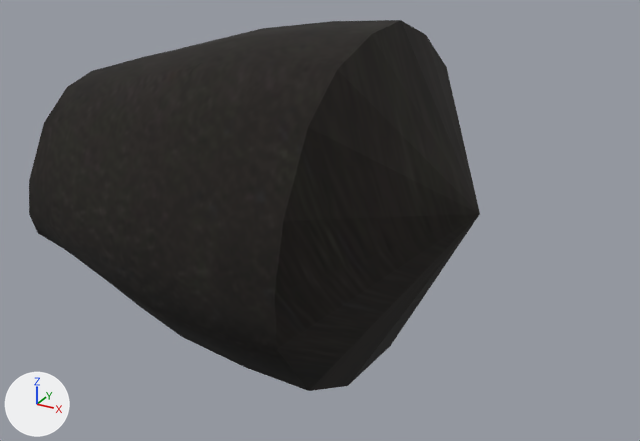
One commit to the OBJ model Models/HabitatPanda/Po_Panda/AntebrazoDer.obj: the scene before it, then after it.
The view is the same before and after, from a camera (50 mm lens) standing at (0.259, -0.885, 0.408) and looking at (-0.228, -0.001, -0.034). Every picture has the same lights, and +X, +Y and +Z are marked at lower left. Where no turn or scale is listed for an object, it has been applied to the vertices.

In view in the first picture: 'AntebrazoDer'.
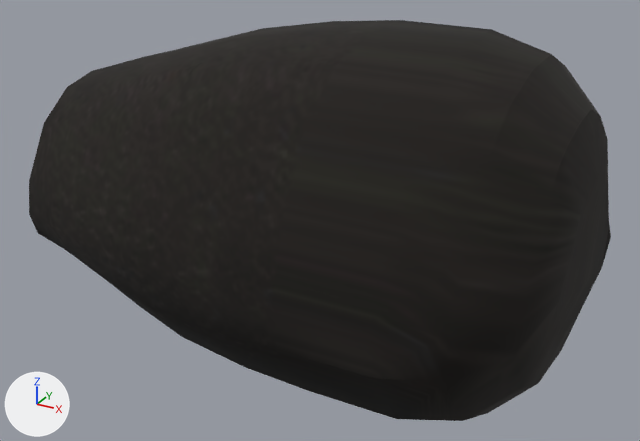
Boxes (x1, y1, x2, y2) around the edits, measured in the pictures (640 x 441 px):
```json
{"object": "AntebrazoDer", "change": "reshaped", "before": [29, 20, 480, 391], "after": [29, 20, 611, 421], "on screen": "29% wider, 8% taller"}
{"part": 1, "of": "me_antebrazoder", "change": "built on", "before": [275, 20, 480, 391], "after": [275, 20, 611, 421]}
```

Scene script edits in JSON lines:
```json
{"block": "me_antebrazoder", "where": "# used by ob_antebrazoder; location = (0.0, 0.0, 0.0)"}
{"op": "remove", "block": "me_antebrazoder", "code": "me_antebrazoder.from_pydata(...)  # 113 vertices, 209 faces; spans x -0.556..-0.026, y -0.236..0.259, z -0.23..0.213"}
{"op": "add", "block": "me_antebrazoder", "code": "me_antebrazoder.from_pydata(...)  # 176 vertices, 258 faces; spans x -0.556..0.1, y -0.236..0.259, z -0.23..0.213"}
{"block": "me_antebrazoder", "change": "me_antebrazoder part 1"}
{"block": "me_antebrazoder", "change": "1 vertex is removed from x -0.026, y 0.005, z 0.014"}
{"block": "me_antebrazoder", "change": "16 faces are deleted"}
{"block": "me_antebrazoder", "change": "52 vertices are added at x -0.045..0.1, y -0.236..0.24, z -0.221..0.195"}
{"block": "me_antebrazoder", "change": "7 new vertices lie (0.106, 0.0, 0.0) away from vertices in x -0.147..-0.144, y -0.117..0.259, z -0.018..0.213"}
{"block": "me_antebrazoder", "change": "5 new vertices lie (0.107, 0.0, 0.0) away from vertices in x -0.153..-0.141, y -0.23..0.244, z -0.177..0.147"}
{"block": "me_antebrazoder", "change": "65 new faces join them"}
```
